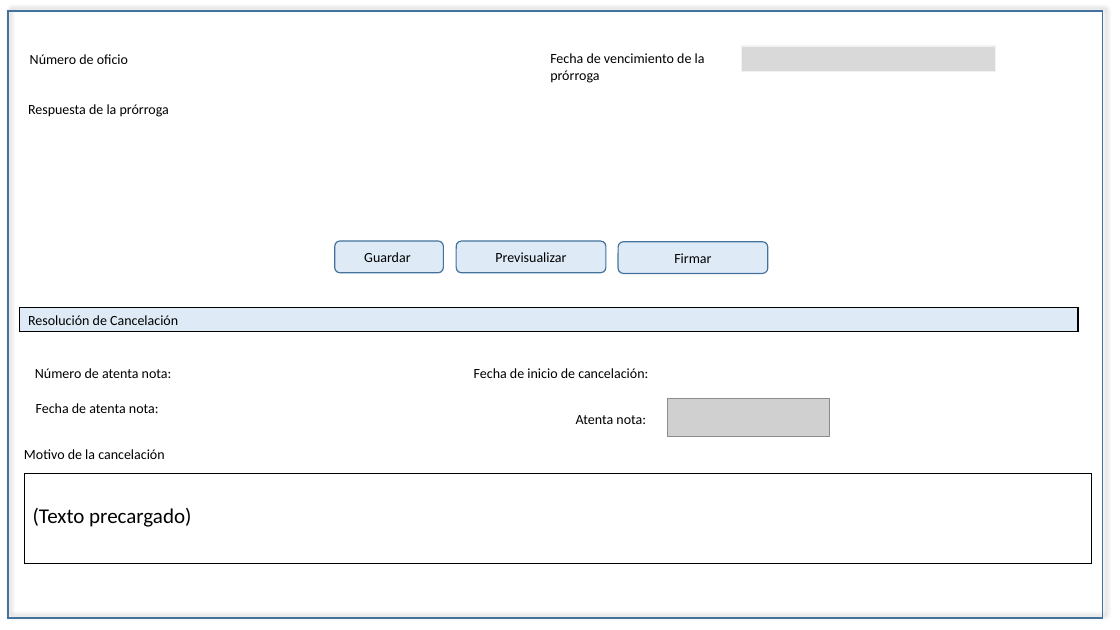
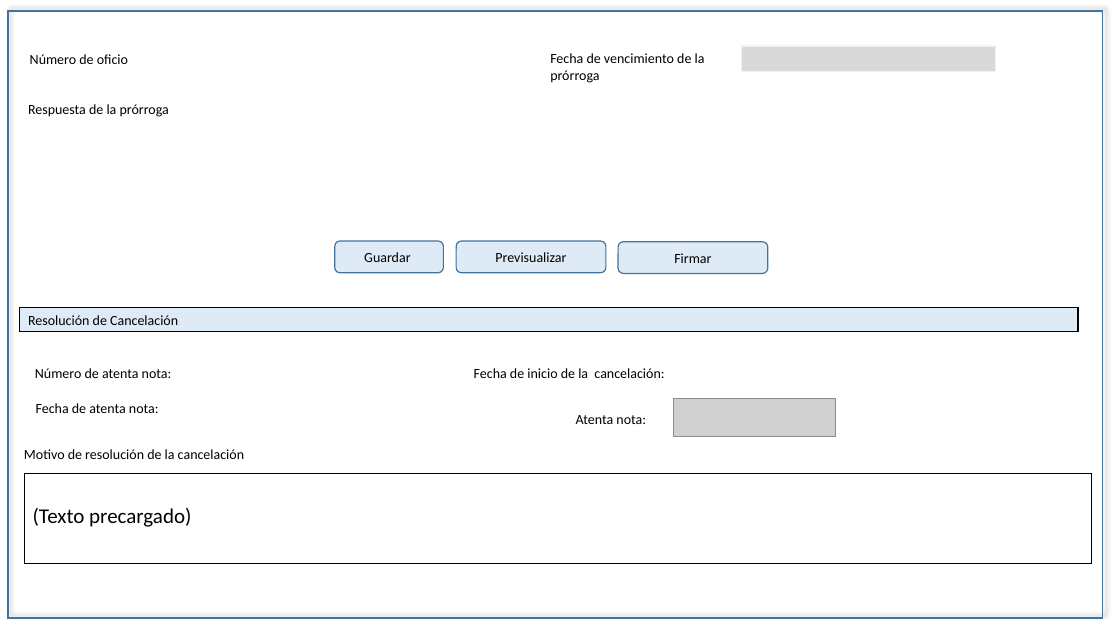
Before and after one commit to EDDIE83/Documentos, a slide deck: slide 5 of TAF 092019/Cancelación.pptx. Drawn at 1120x630 pixels with LibreOffice and Linux fonts; fonts in the diff are those of the drawing; grey boxes stand for pictures. Boxes give left, top, right and bottom in pixels: in the first picture for what was removed or moved away, otherwise in the second. Text is boxed around its words. In the diff, an @@ line names an element or a change of style, - is before the commit and + after.

```diff
--- a/TAF 092019/Cancelación.pptx
+++ b/TAF 092019/Cancelación.pptx
@@ text at <box>474,368,664,378</box>: text changed @@
-Fecha de inicio de cancelación:
+Fecha de inicio de la cancelación:
@@ picture: place and size @@
-picture at <box>667,398,829,437</box>
+picture at <box>674,398,836,437</box>
@@ text at <box>24,449,244,459</box>: text changed @@
-Motivo de la cancelación
+Motivo de resolución de la cancelación
```
Also in this commit, not shown: 14 other slides changed, 3 other files.
